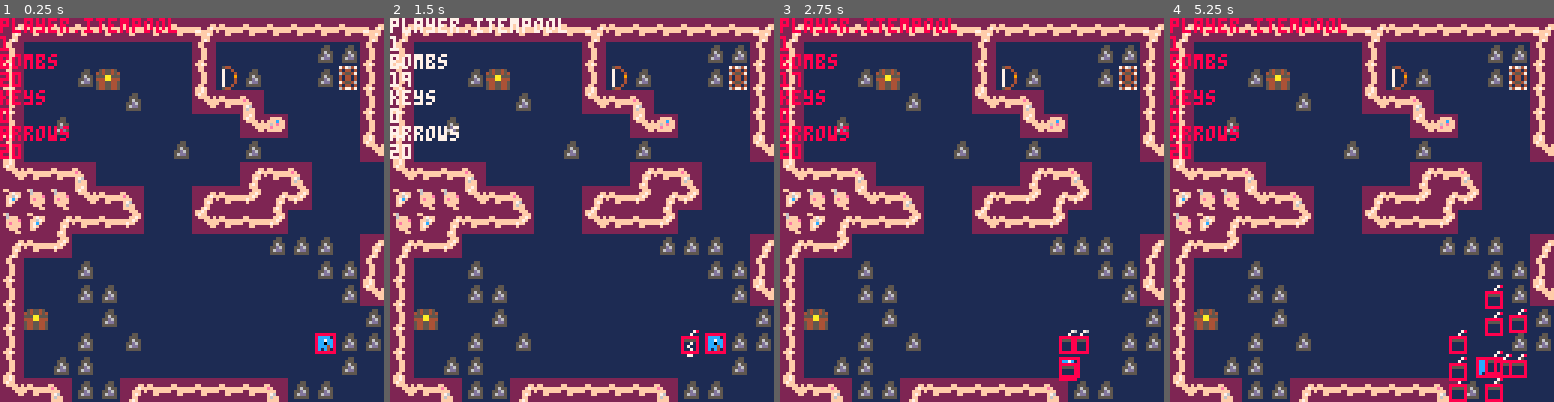
Above: before the commit, frames 1-4 (left to right).
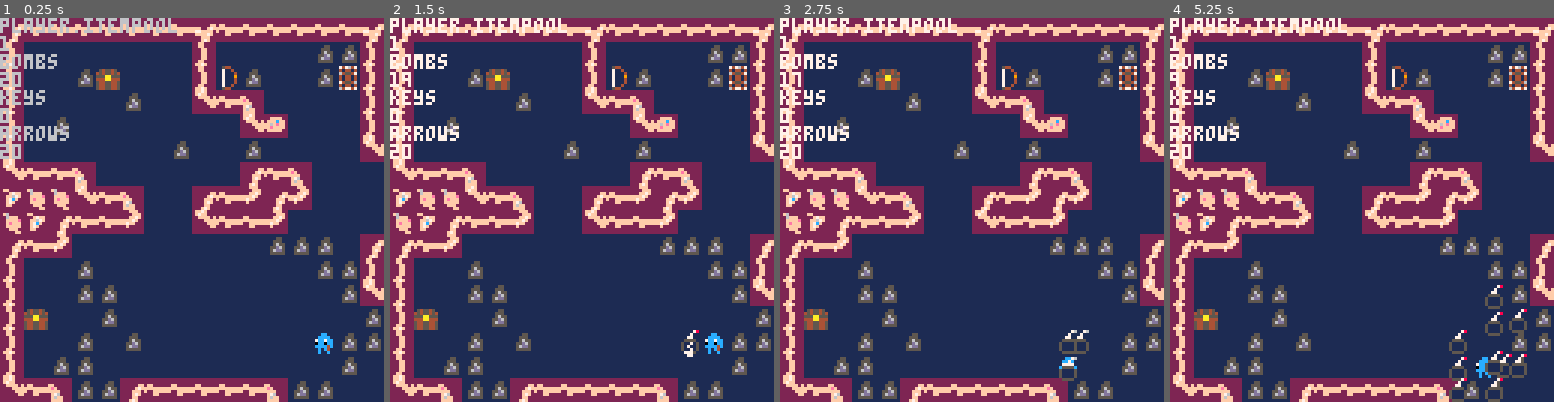
Above: after the commit, the same moments.

Repository: s-france/pico8GameS
Game: PICO-8 cartridge squid.p8
The game is run twice, just before and just after one commit, with the same random seed, the same clock (stepped at 60 frames per second) and the same inputs.
Inputs:
- Up to frame 1 (0.25 s): no input
- Up to frame 2 (1.5 s): tap O (Z key) at 0.33, 0.7, 1.43 s; tap X (X key) at 1.07 s
- Up to frame 3 (2.75 s): hold Left 1.97-2.37 s; tap X (X key) at 2.07, 2.4, 2.73 s; tap O (Z key) at 2.22 s; hold Down from 2.42 s (still down)
- Up to frame 4 (5.25 s): release Down at 2.82 s; hold Right 2.87-3.53 s; tap X (X key) every 0.33 s from 3.07 to 5.07 s; tap O (Z key) at 3.1, 3.98, 4.87 s; hold Up 3.58-4.08 s; hold Right 4.13-4.53 s; hold Down 4.58-5.08 s; hold Left from 5.13 s (still down)

The runs differ from the first frame. In frame 1, 2.4% of the frame differs, in the area x 0-88%, y 0-88%; in frame 2, 0.3%; in frame 3, 2.6%; in frame 4, 3.4%, in the area x 0-93%, y 0-100%.

Commit message:
Update squid.p8

Diff:
--- a/squid.p8
+++ b/squid.p8
@@ -98,7 +98,7 @@
 	print(player.resources.arrows[1])
 
 
-	foreach(hitboxes, draw_hitbox)
+	//foreach(hitboxes, draw_hitbox)
 
 
 end
@@ -134,10 +134,12 @@
   ["bombs"] = {20, 0},
   ["keys"] = {0},
   ["arrows"] = {20},
-  ["😐oney"] = {0} }
- player.equipped_item_1 = {}
-	player.equipped_item_2 = {}
-	player.equipped_item_3 = {}
+  ["money"] = {0} }
+ player.inputs = {
+  [1] = "sword",
+  [2] = "bomb",
+  [3] = "bow"
+ }
 
 
 	--player hurtbox, tag = 0
